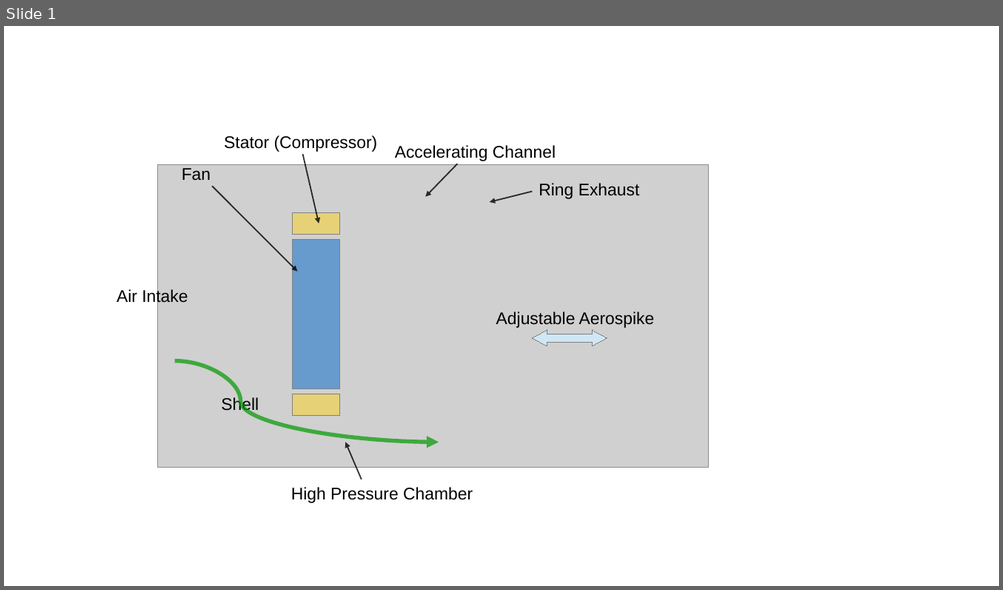
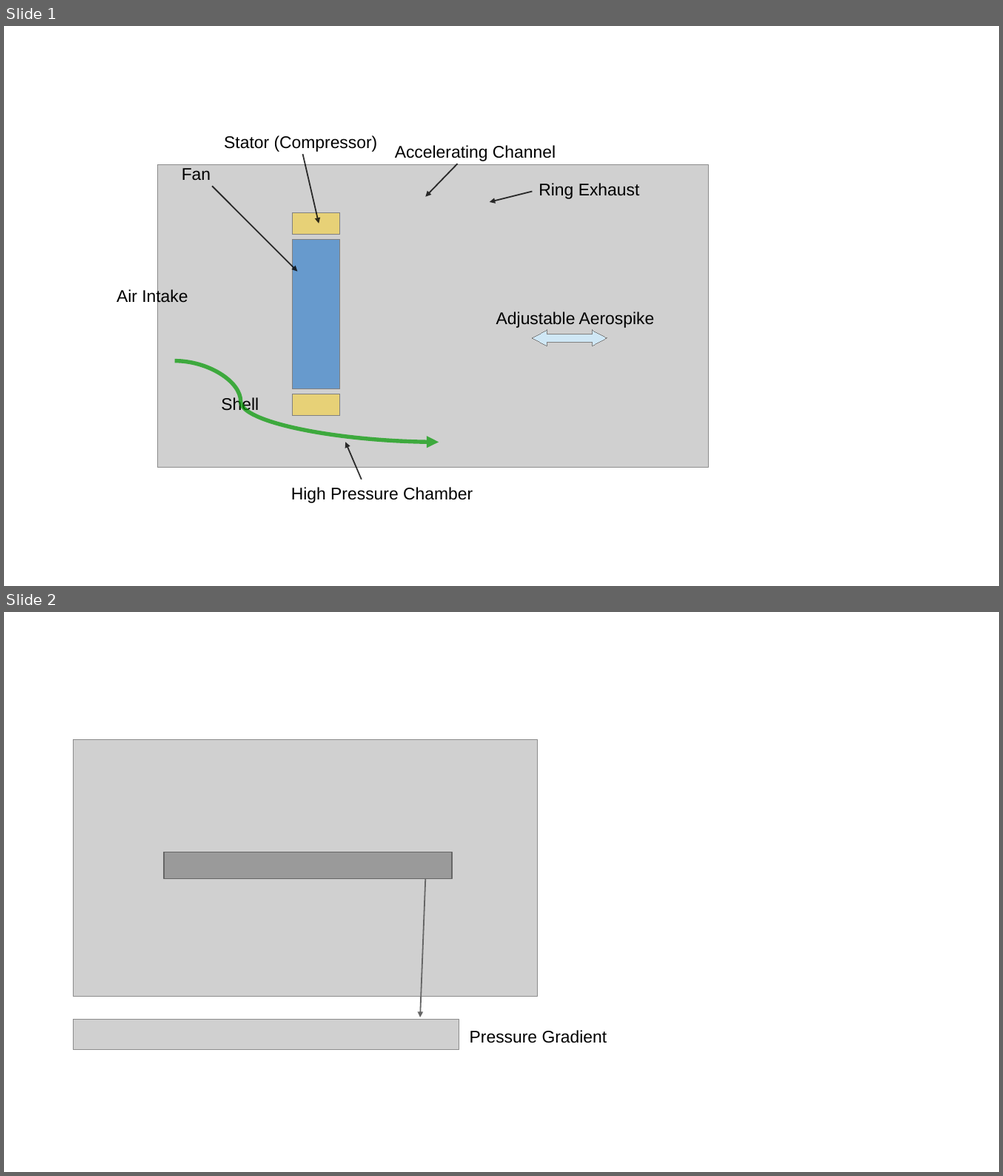
Before and after one commit to majianjia/aerospikes-fan, a slide deck: figures/figures.odp. Shown one above the other, each under a label of ours: slide 1 before the commit, slides 1 and 2 after it. The pictures are 1003x590 and 1003x1176 pixels, drawn with LibreOffice and Linux fonts; fonts in the diff are those of the drawing; grey boxes stand for pictures. Boxes give left, top, right and bottom in pixels: in the first picture for what was removed or moved away, otherwise in the second. Text is boxed around its words. In the diff, an @@ line names an element or a change of style, - is before the commit and + after.

```diff
--- a/figures/figures.odp
+++ b/figures/figures.odp
@@ slide 2 added at box(4, 612, 999, 1172), background #FFFFFF @@
@@ picture added at box(73, 740, 537, 996) @@
@@ rectangle added at box(164, 852, 452, 878), fill #666666 at 50% opacity, outline #666666 1.42 pt @@
@@ arrow added from (425, 878) to (420, 1017), #666666 1.42 pt @@
@@ picture added at box(73, 1019, 459, 1049) @@
@@ text added at box(469, 1030, 607, 1043), 18 pt, text #000000 @@
+Pressure Gradient
```
Also in this commit, not shown: 3 other slides added, 13 other files.
